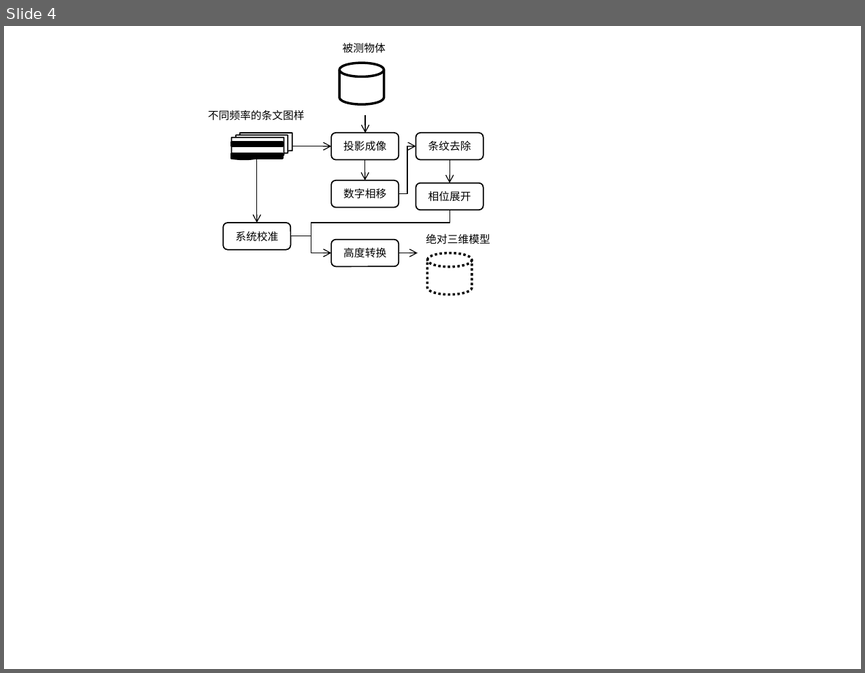
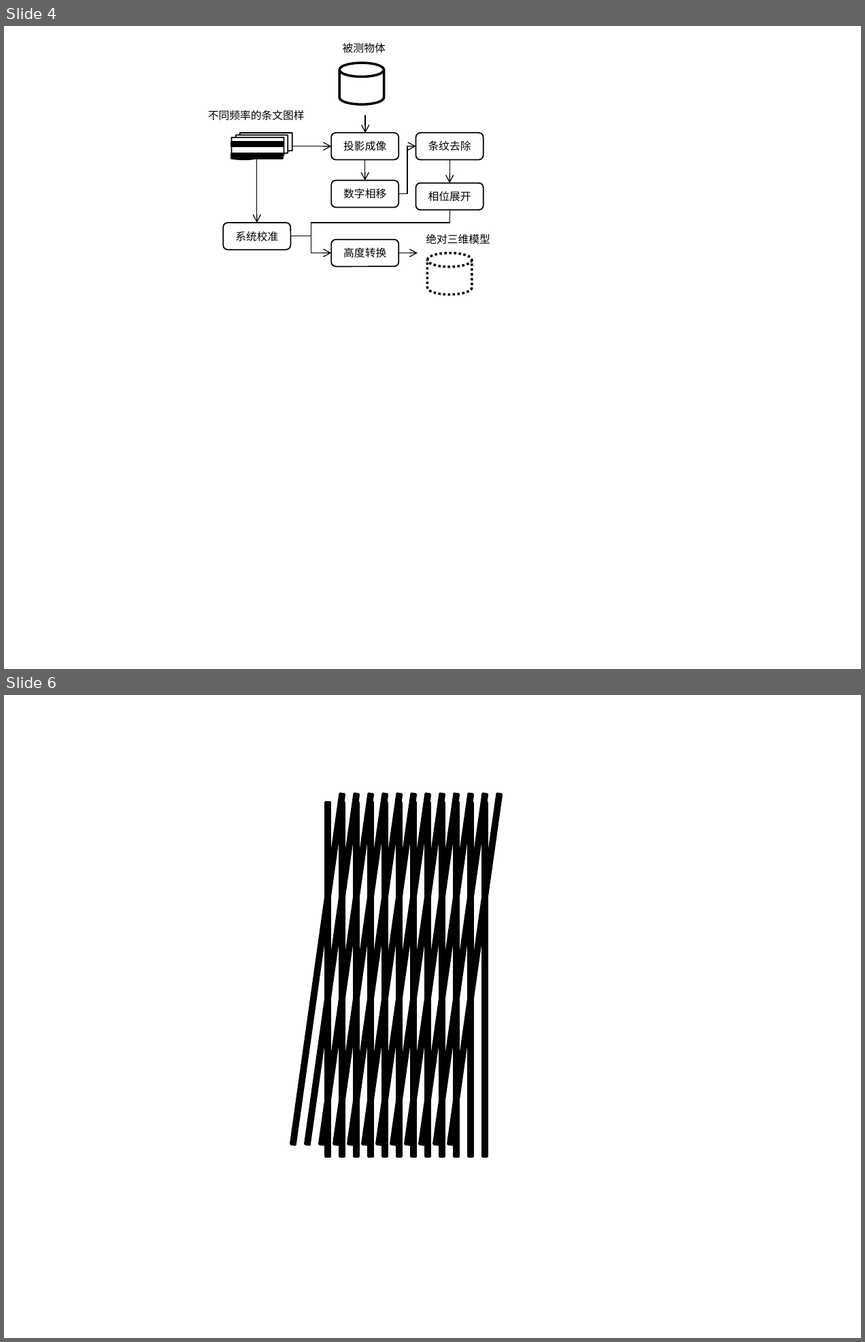
Before and after one commit to FZhg/Undergraduate-Thesis, a slide deck: Graphic & Tables.pptx. Shown one above the other, each under a label of ours: slide 4 before the commit, slides 4 and 6 after it; the slides between them are not shown. The pictures are 865x673 and 865x1342 pixels, drawn with LibreOffice and Linux fonts; fonts in the diff are those of the drawing. Boxes give left, top, right and bottom in pixels: in the first picture for what was removed or moved away, otherwise in the second. Text is boxed around its words. In the diff, an @@ line names an element or a change of style, - is before the commit and + after.

```diff
--- a/Graphic & Tables.pptx
+++ b/Graphic & Tables.pptx
@@ slide 6 added at box(4, 695, 861, 1338), background #FFFFFF @@
@@ rectangle added at box(290, 793, 344, 1144), fill #000000, outline #000000 2 pt @@
@@ rectangle added at box(305, 793, 358, 1144), fill #000000, outline #000000 2 pt @@
@@ rectangle added at box(320, 793, 373, 1144), fill #000000, outline #000000 2 pt @@
@@ rectangle added at box(333, 793, 387, 1144), fill #000000, outline #000000 2 pt @@
@@ rectangle added at box(348, 793, 401, 1144), fill #000000, outline #000000 2 pt @@
@@ rectangle added at box(362, 793, 416, 1144), fill #000000, outline #000000 2 pt @@
@@ rectangle added at box(376, 793, 430, 1144), fill #000000, outline #000000 2 pt @@
@@ rectangle added at box(391, 793, 444, 1144), fill #000000, outline #000000 2 pt @@
@@ rectangle added at box(405, 793, 459, 1144), fill #000000, outline #000000 2 pt @@
@@ rectangle added at box(419, 793, 473, 1144), fill #000000, outline #000000 2 pt @@
@@ rectangle added at box(434, 793, 487, 1144), fill #000000, outline #000000 2 pt @@
@@ rectangle added at box(448, 793, 502, 1144), fill #000000, outline #000000 2 pt @@
@@ rectangle added at box(325, 802, 330, 1156), fill #000000, outline #000000 2 pt @@
@@ rectangle added at box(340, 802, 344, 1156), fill #000000, outline #000000 2 pt @@
@@ rectangle added at box(354, 802, 359, 1156), fill #000000, outline #000000 2 pt @@
@@ rectangle added at box(368, 802, 373, 1156), fill #000000, outline #000000 2 pt @@
@@ rectangle added at box(383, 802, 387, 1156), fill #000000, outline #000000 2 pt @@
@@ rectangle added at box(397, 802, 402, 1156), fill #000000, outline #000000 2 pt @@
@@ rectangle added at box(411, 802, 415, 1156), fill #000000, outline #000000 2 pt @@
@@ rectangle added at box(426, 802, 430, 1156), fill #000000, outline #000000 2 pt @@
@@ rectangle added at box(440, 802, 445, 1156), fill #000000, outline #000000 2 pt @@
@@ rectangle added at box(454, 802, 458, 1156), fill #000000, outline #000000 2 pt @@
@@ rectangle added at box(468, 802, 473, 1156), fill #000000, outline #000000 2 pt @@
@@ rectangle added at box(483, 802, 487, 1156), fill #000000, outline #000000 2 pt @@
```
Also in this commit, not shown: 1 other slide added, 8 other files.
